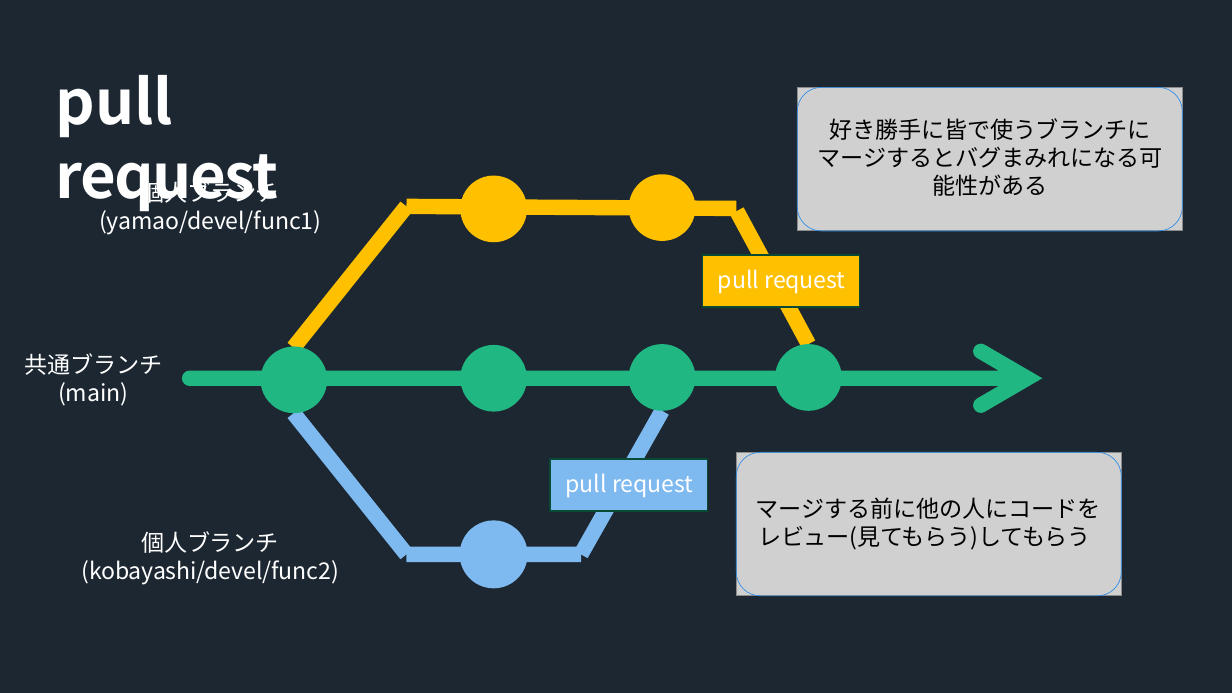
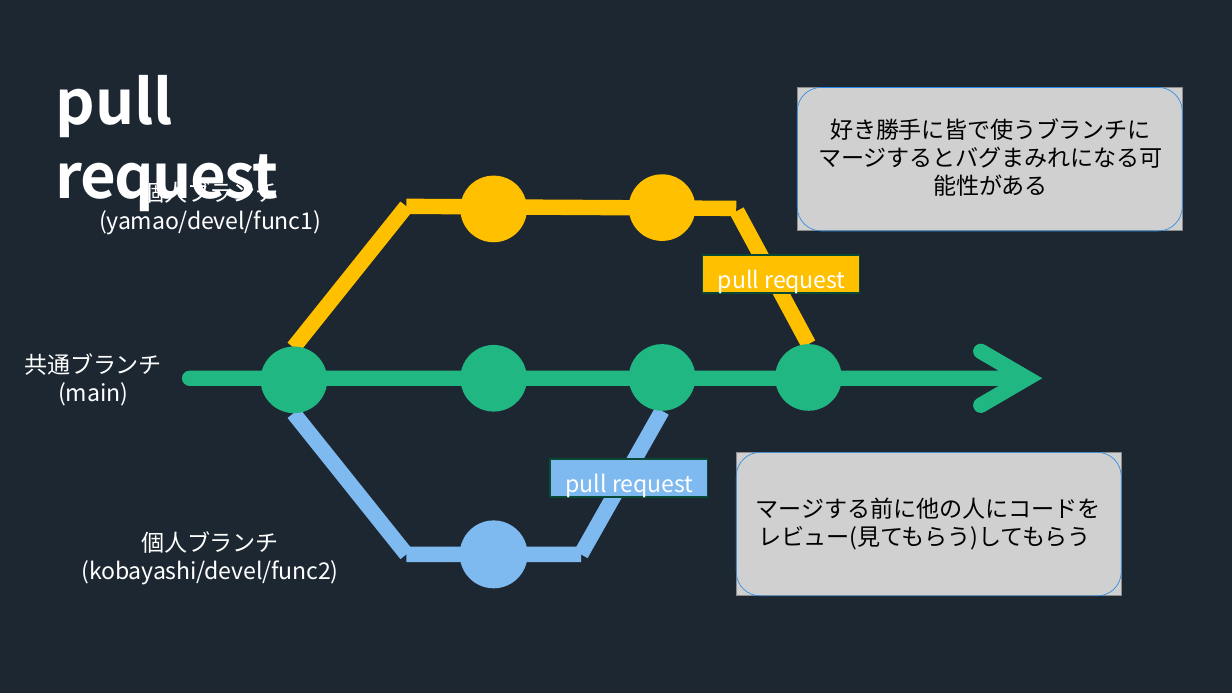
Before and after one commit to Amos2610/Github_training, a slide deck: slide 18 of Github講習会_叩き台.pptx. Drawn at 1232x693 pixels with LibreOffice and Linux fonts; fonts in the diff are those of the drawing; grey boxes stand for pictures. Boxes give left, top, right and bottom in pixels: in the first picture for what was removed or moved away, otherwise in the second. Text is boxed around its words. In the diff, an @@ line names an element or a change of style, - is before the commit and + after.

```diff
--- a/Github講習会_叩き台.pptx
+++ b/Github講習会_叩き台.pptx
@@ freeform shape at <box>798,88,1183,231</box>: outline redrawn @@
@@ rectangle "pull request": place and size @@
-rectangle "pull request" at <box>702,255,860,307</box>
+rectangle "pull request" at <box>702,255,860,293</box>
@@ rectangle "pull request": place and size @@
-rectangle "pull request" at <box>550,459,707,511</box>
+rectangle "pull request" at <box>550,459,707,497</box>
@@ freeform shape at <box>737,453,1122,596</box>: outline redrawn @@
```
Also in this commit, not shown: 34 other slides changed.
